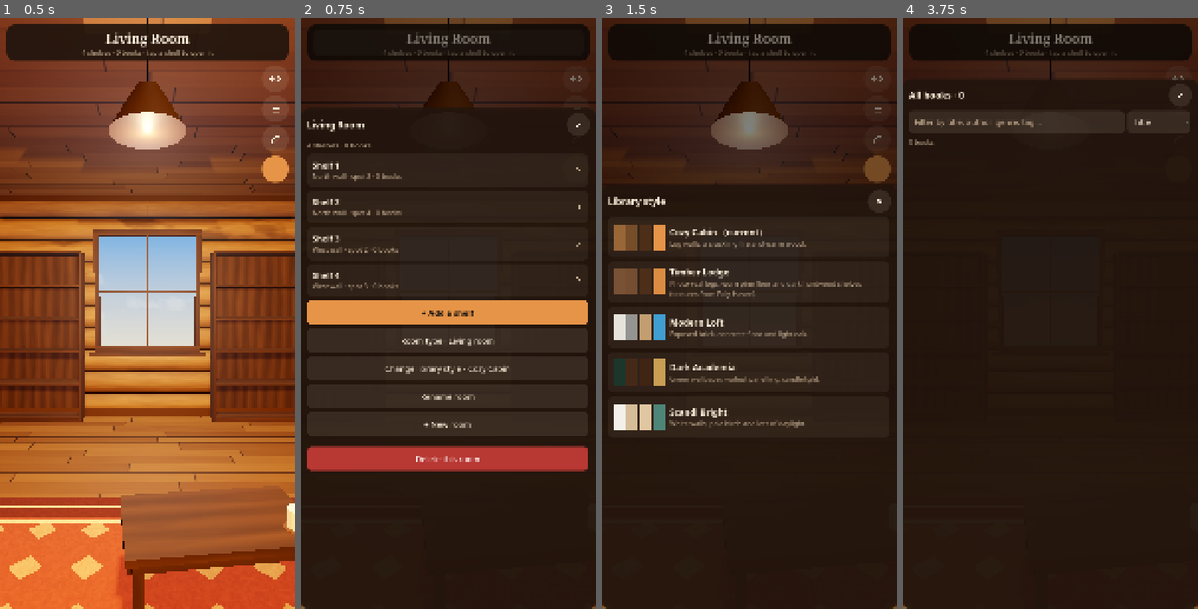
Above: before the commit, frames 1-4 (left to right).
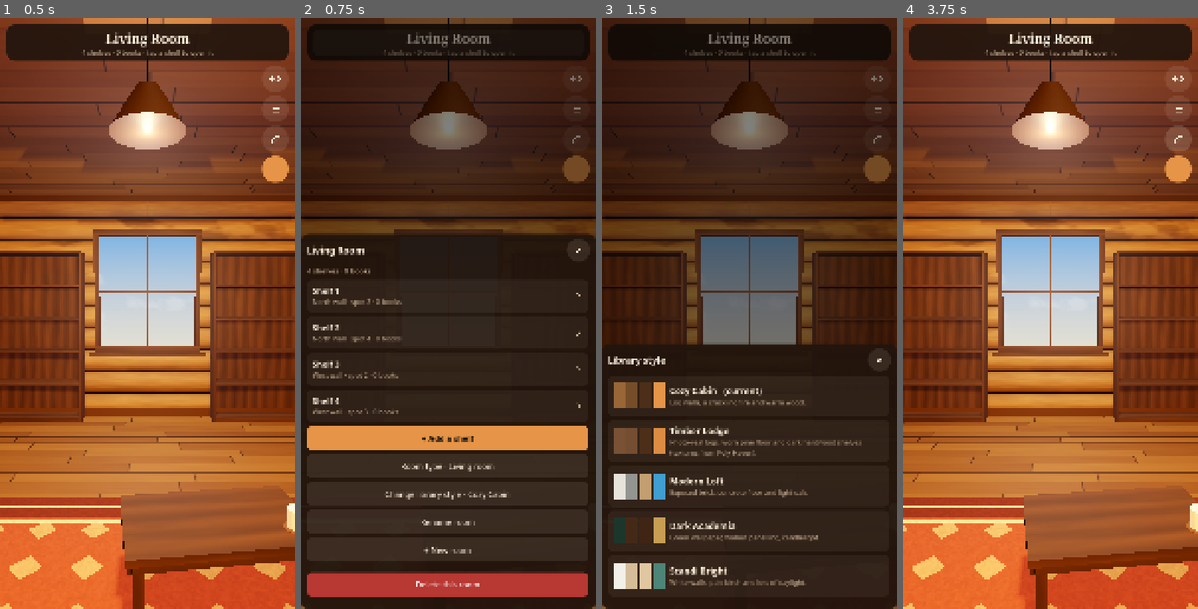
Above: after the commit, the same moments.

Repository: TheGoobsy/shelfcontrol
Game: Godot game, scene res://scenes/main.tscn
Same seed, same stepped clock (60 frames per second), same inputs: the game is played once before the commit and once after it.
Inputs (mouse positions are in pixels of both pictures, inside the frame that each line leads up to):
- Up to frame 1 (0.5 s): no input
- Up to frame 2 (0.75 s): click (448, 41) at 0.52 s
- Up to frame 3 (1.5 s): click "Change library style · Cozy C…" at 1.25 s
- Up to frame 4 (3.75 s): click (1177, 77) at 2.02 s; click (1177, 106) at 2.77 s; click (1177, 136) at 3.52 s

Frame 1 is identical in both runs. In frame 2, 27% of the frame differs, in the area x 0-100%, y 15-98%; in frame 3, 25%; in frame 4, 94%, in the area x 0-100%, y 0-100%.

Commit message:
Bottom sheets size to their content up to a maximum; keyboard lift retained
Co-Authored-By: Claude Fable 5.1 <noreply@anthropic.com>

Diff:
--- a/scripts/ui/hud.gd
+++ b/scripts/ui/hud.gd
@@ -637,7 +637,7 @@
 	sheet_content.add_theme_constant_override("separation", 14)
 	pad.add_child(sheet_content)
 
-var _sheet_scroll_h := 400.0
+var _sheet_max_h := 400.0
 var _kb_h := 0.0
 var _bottom_inset := 0.0
 
@@ -649,9 +649,9 @@
 	var h := get_viewport().get_visible_rect().size.y * height_frac
 	sheet.offset_top = 0
 	sheet.offset_bottom = 0
-	_sheet_scroll_h = h - 140
+	_sheet_max_h = h - 140
 	_kb_h = -1.0
-	_apply_keyboard()
+	_fit_sheet()
 	sheet_scroll.scroll_vertical = 0
 	dimmer.visible = true
 	sheet.visible = true
@@ -660,28 +660,31 @@
 	tw.tween_property(sheet, "modulate:a", 1.0, 0.15)
 	return sheet_content
 
-## On phones the on-screen keyboard slides over the bottom sheet. Lift the sheet by the keyboard
-## height and shrink it so the focused field stays reachable.
-func _apply_keyboard() -> void:
+## Sheets size to their content: no empty space below short menus, a scrollbar for long ones.
+## height_frac from open_sheet is the maximum. On phones the on-screen keyboard slides over the
+## sheet, so the sheet is lifted by the keyboard height and its maximum shrinks accordingly.
+func _fit_sheet() -> void:
 	var win_h := float(DisplayServer.window_get_size().y)
 	var canvas_h := get_viewport().get_visible_rect().size.y
 	var kb := float(DisplayServer.virtual_keyboard_get_height()) * (canvas_h / maxf(1.0, win_h))
-	if absf(kb - _kb_h) < 1.0:
-		return
+	var kb_changed := absf(kb - _kb_h) >= 1.0
 	_kb_h = kb
-	# keep the sheet above the keyboard, or above the gesture bar when there is no keyboard
 	var lift := maxf(kb, _bottom_inset)
-	sheet.offset_bottom = -lift
+	if absf(sheet.offset_bottom + lift) >= 0.5:
+		sheet.offset_bottom = -lift
 	var room := canvas_h - lift - 260.0
-	sheet_scroll.custom_minimum_size = Vector2(0, clampf(_sheet_scroll_h, 160.0, maxf(160.0, room)))
-	if kb > 0.0:
+	var content_h := sheet_content.get_combined_minimum_size().y + 28.0
+	var want := clampf(minf(content_h, _sheet_max_h), 120.0, maxf(120.0, room))
+	if absf(sheet_scroll.custom_minimum_size.y - want) >= 0.5:
+		sheet_scroll.custom_minimum_size = Vector2(0, want)
+	if kb_changed and kb > 0.0:
 		var f := get_viewport().gui_get_focus_owner()
 		if f != null and sheet_scroll.is_ancestor_of(f):
 			(func(): sheet_scroll.ensure_control_visible(f)).call_deferred()
 
 func _process(_delta: float) -> void:
 	if sheet.visible:
-		_apply_keyboard()
+		_fit_sheet()
 
 func close_sheet() -> void:
 	dimmer.visible = false
